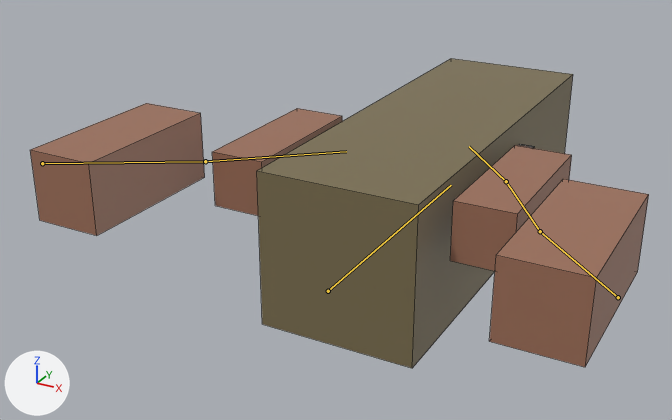
One commit to the FBX model stw-o3de/Project/Assets/IndustrialYard/STW_INDUSTRIAL_YARD_01/FirstPerson/profiles/STW_LAUNCHER_01/STW_LAUNCHER_01_inspect.fbx: the scene before it, then after it.
Camera for both pictures: a camera (50 mm lens) standing at (0.634, -1.127, 1.156) and looking at (-0.124, 0.251, 0.467). Lighting does not change. The marker at lower left points along +X, +Y and +Z. The older version comes first. The bones that change, and the others that lie on the model, are drawn over the model as lines. Mesh edges are drawn as thin lines.

In view in the first picture: 'STW_LAUNCHER_01_Body', 'STW_LAUNCHER_01_Fore_L', 'STW_LAUNCHER_01_Fore_R', 'STW_LAUNCHER_01_Hand_R', 'STW_LAUNCHER_01_Upper_L', 'STW_LAUNCHER_01_Upper_R'.
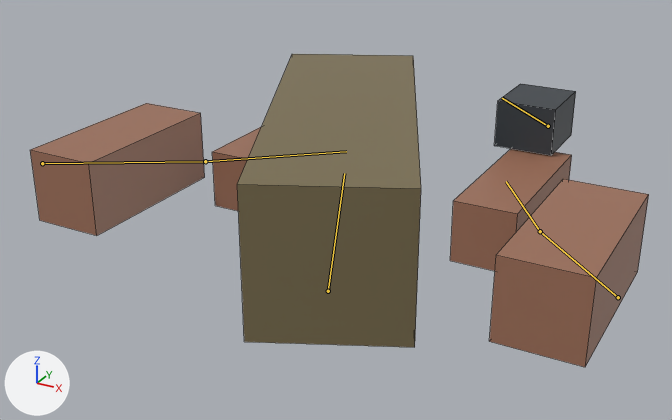
The newer file adds an action. The first version stands in its rest pose; the second is drawn at frame 28 of the action 'inspect'.

Boxes (x1, y1, x2, y2) around the edits, measured in the pictures (672 x 420 px):
'STW_LAUNCHER_01_Body', posed (42% narrower): before (257, 58, 573, 368); after (237, 54, 421, 347)
'STW_LAUNCHER_01_Hand_R', posed (mostly hidden before): before (517, 144, 535, 148); after (494, 84, 576, 155)
'STW_LAUNCHER_01_Fore_L', unchanged, covered by the edit: before (212, 108, 342, 216); after (212, 127, 261, 211)
bone 'weapon', root to tip: before (328, 291) to (451, 185); after (328, 291) to (344, 173)
bone 'hand_R', root to tip: before (506, 181) to (469, 146); after (548, 126) to (502, 98)

Patch to the scene script:
```diff
--- a/stw-o3de/Project/Assets/IndustrialYard/STW_INDUSTRIAL_YARD_01/FirstPerson/profiles/STW_LAUNCHER_01/STW_LAUNCHER_01_inspect.fbx.py
+++ b/stw-o3de/Project/Assets/IndustrialYard/STW_INDUSTRIAL_YARD_01/FirstPerson/profiles/STW_LAUNCHER_01/STW_LAUNCHER_01_inspect.fbx.py
@@ bone_weapon @@
 bone_weapon = bpy.data.objects['STW_LAUNCHER_01_Rig'].pose.bones['weapon']  # child of 'root'
-bone_weapon.rotation_quaternion = (1.0, 0.0, 0.0, 0.0)  # degrees (0, 0, 0)
+bone_weapon.rotation_quaternion = (0.976, 0.0, 0.0, 0.219)  # degrees (0, 0, 25)
@@ bone_hand_r @@
 bone_hand_r = bpy.data.objects['STW_LAUNCHER_01_Rig'].pose.bones['hand_R']  # child of 'forearm_R'
-bone_hand_r.location = (0.0, 0.0, 0.0)
+bone_hand_r.location = (0.04, -0.08, 0.115)
```
